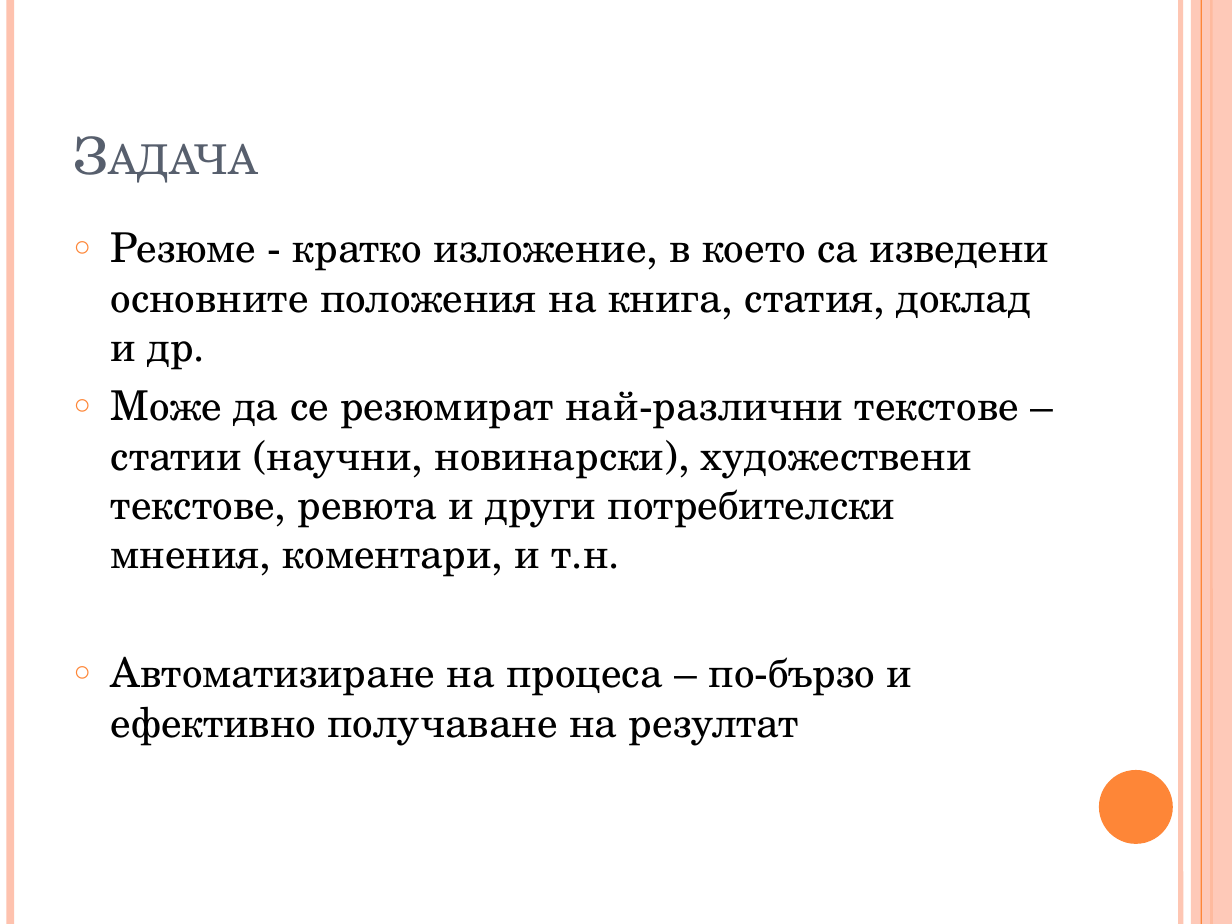
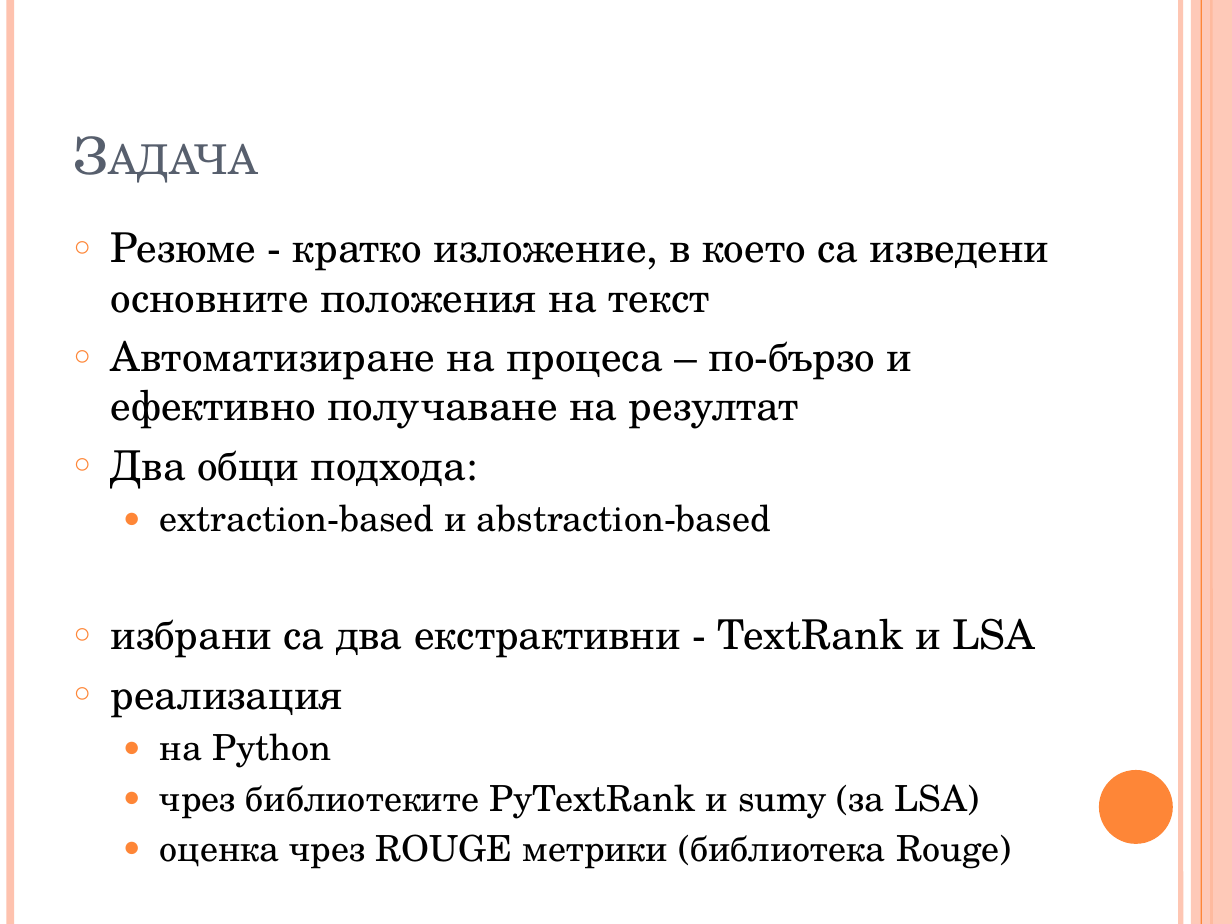
Before and after one commit to trvulkov/NLP-IE-project, a slide deck: slide 2 of presentation.pptx. Drawn at 1232x924 pixels with LibreOffice and Linux fonts; fonts in the diff are those of the drawing. Boxes give left, top, right and bottom in pixels: in the first picture for what was removed or moved away, otherwise in the second. Text is boxed around its words. In the diff, an @@ line names an element or a change of style, - is before the commit and + after.

```diff
--- a/presentation.pptx
+++ b/presentation.pptx
@@ text at (111,232,1050,313): text changed @@
-○ Резюме - кратко изложение, в което са изведени основните положения на книга, статия, доклад и др.
-○ Може да се резюмират най-различни текстове – статии (научни, новинарски), художествени текстове, ревюта и други потребителски мнения, коментари, и т.н.
+○ Резюме - кратко изложение, в което са изведени основните положения на текст
@@ text at (111,450,1035,869): paragraphs added @@
+○ Два общи подхода:
+  ● extraction-based и abstraction-based
+○ избрани са два екстрактивни - TextRank и LSA
+○ реализация
+  ● на Python
+  ● чрез библиотеките PyTextRank и sumy (за LSA)
+  ● оценка чрез ROUGE метрики (библиотека Rouge)
```
Also in this commit, not shown: 7 other slides changed, 16 slides removed, 1 other file.
